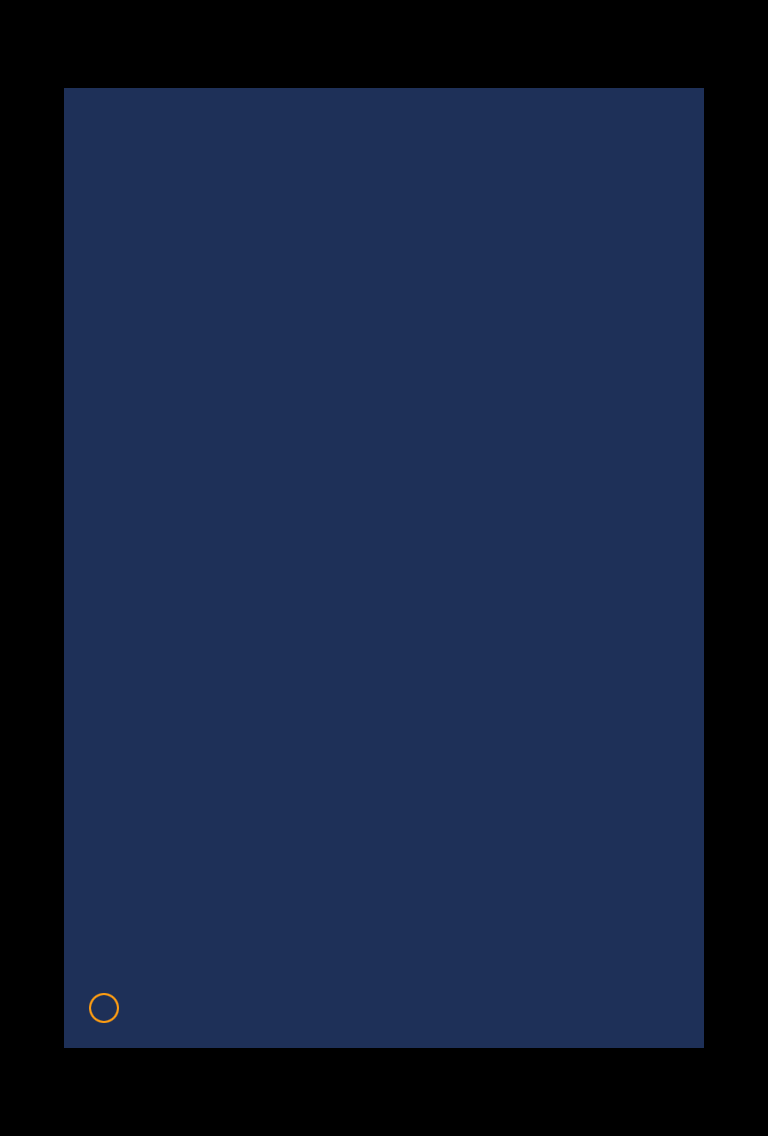
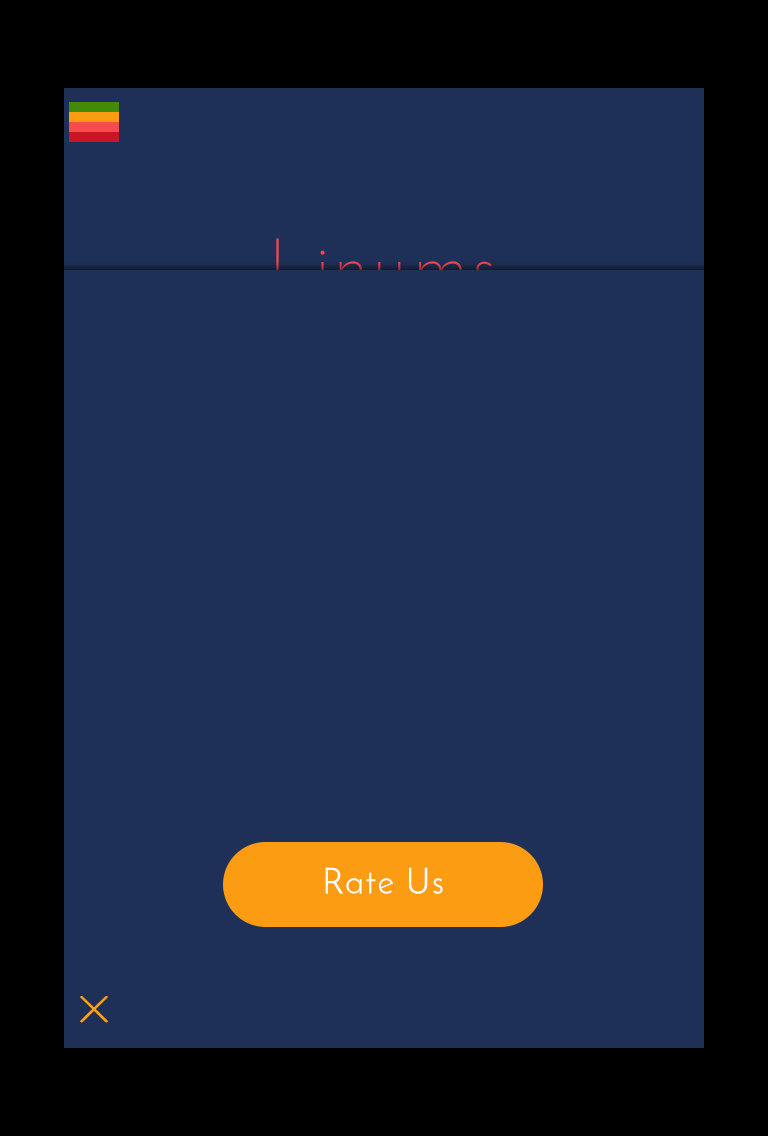
Two versions of the same layered image (w=768, h=1136). Layer-by-layer changes:
showed "Color" over [69, 102, 119, 142]
moved "cover" above "common" over [64, 102, 704, 1023]
added group "common" with 5 layers above "button" over [80, 842, 543, 1023]
added group "button_0" with 2 layers in group "common" over [223, 842, 543, 927]
added layer "Rate Us" in group "button_0" over [325, 867, 443, 894]
added layer "圆角矩形 1" (1st of 4, in "common" › "button_0") in group "button_0" over [223, 842, 543, 927]
showed "blackCross~iphone@2x", moved it into group "common", painted on it over [80, 842, 274, 1023]
added layer "图层 4" in group "common" over [80, 842, 543, 1023]
added layer "Linums" above "图层 1" over [276, 238, 493, 270]
